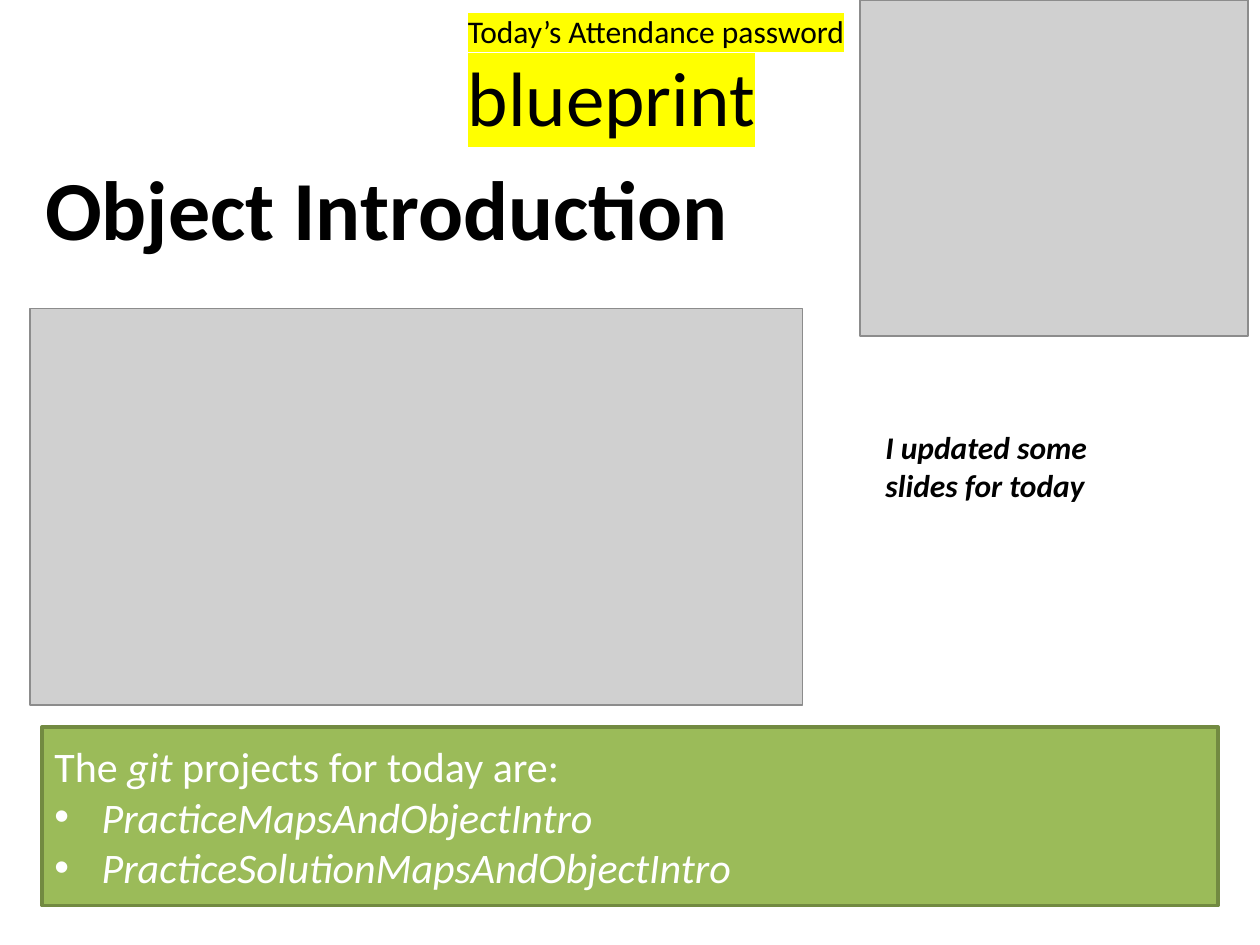
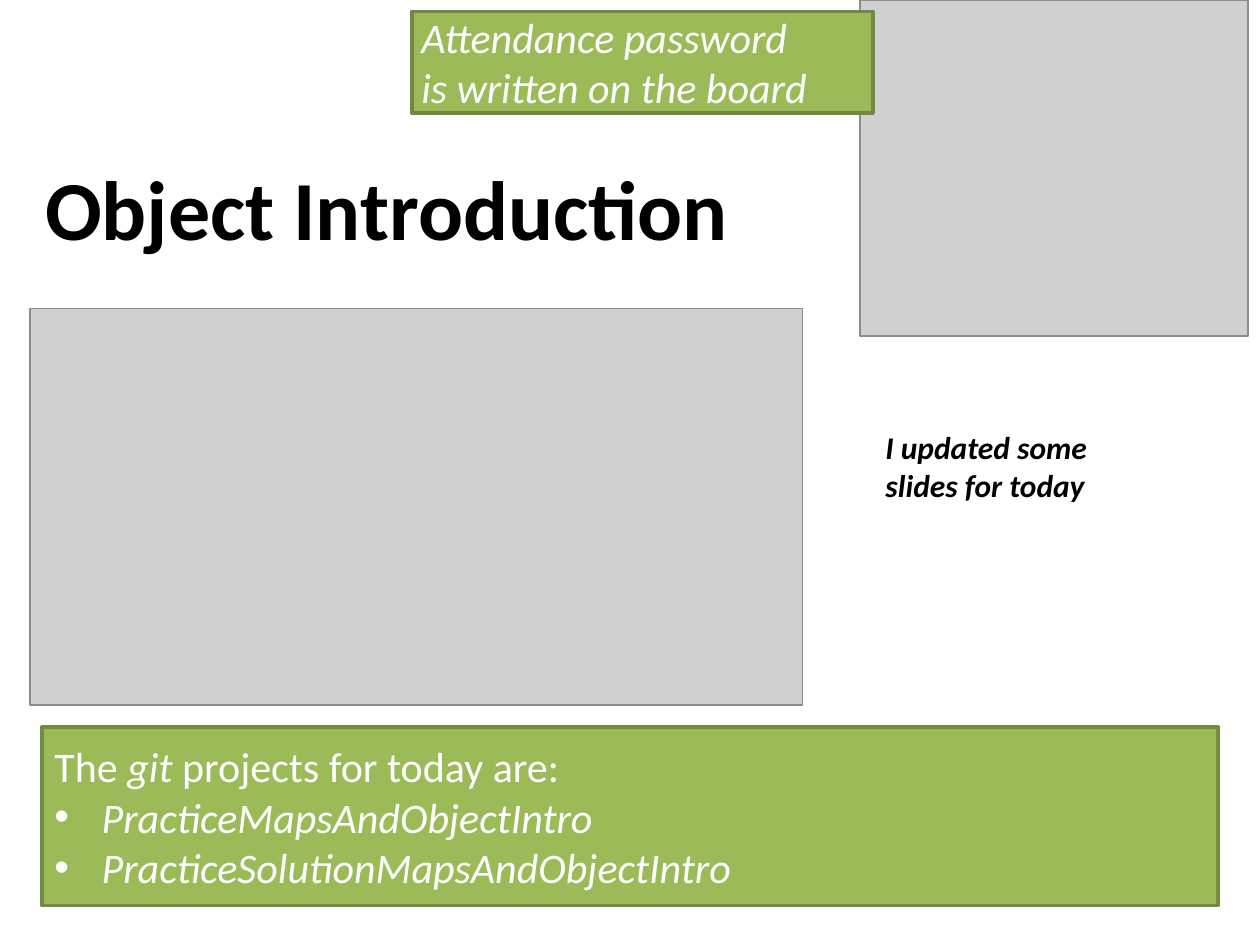
Before and after one commit to RHIT-CSSE/csse220, a slide deck: slide 1 of ClassMaterials/MapsAndObjectIntro/Slides/Part1-ObjectIntro.pptx. Drawn at 1260x945 pixels with LibreOffice and Linux fonts; fonts in the diff are those of the drawing; grey boxes stand for pictures. Boxes give left, top, right and bottom in pixels: in the first picture for what was removed or moved away, otherwise in the second. Text is boxed around its words. In the diff, an @@ line names an element or a change of style, - is before the commit and + after.

Commit message:
making all slides reference the board instead of needing to modify to add a password

```diff
--- a/ClassMaterials/MapsAndObjectIntro/Slides/Part1-ObjectIntro.pptx
+++ b/ClassMaterials/MapsAndObjectIntro/Slides/Part1-ObjectIntro.pptx
@@ rectangle added at (x1=412, y1=11, x2=873, y2=113), fill #9BBB59, outline #718841 2 pt, 24 pt, text #FFFFFF, italic @@
+Attendance password
+is written on the board
@@ text removed at (x1=468, y1=21, x2=844, y2=139) @@
-Today’s Attendance password
-blueprint
```
Also in this commit, not shown: 22 other files.
